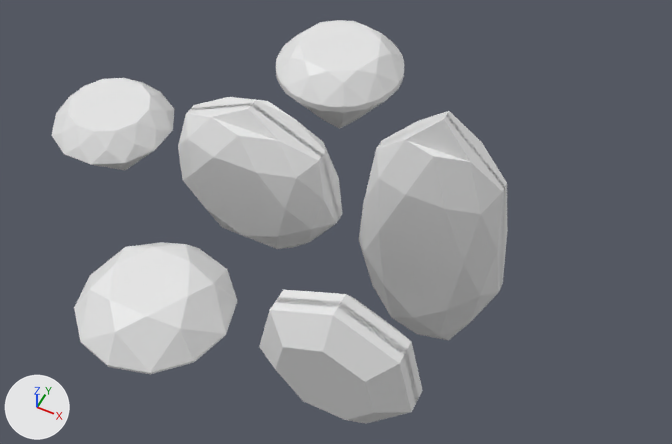
The Blender file Assets/Models/Pickups.blend: old version first, new version second.
Rendered twice from a 50 mm camera at (5.08, -7.74, 9.29) aimed at (1.26, -0.1, -0.26). The lights are fixed; the arrows at lower left show +X, +Y and +Z. The picture after the commit comes second. The same objects are shown in both versions, whatever each file hides.

In view in the first picture: 'Diamond0', 'Diamond1', 'Diamond2', 'Diamond3', 'Diamond4', 'Diamond5'.
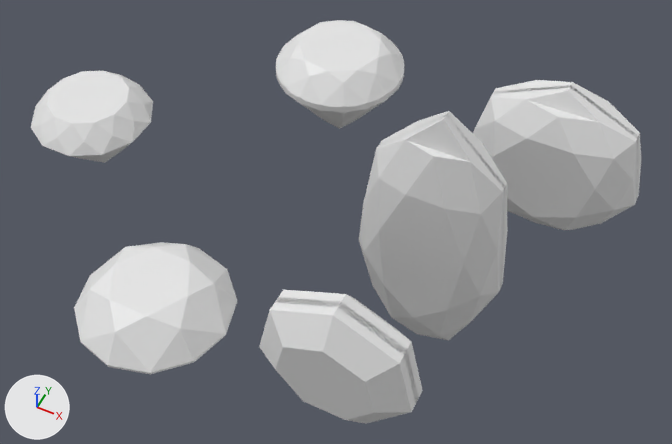
Where the newer file only moved an object's origin or applied its transform, the numbers keep the older frame.

Where the change shows, as pixel boxes (x1, y1, x2, y2) in the pictures (672 x 444 px):
'Diamond0', moved
    before: (178, 97, 342, 249)
    after: (473, 80, 641, 230)
'Diamond4', moved
    before: (52, 78, 175, 170)
    after: (31, 71, 153, 163)

What changed in the scene script:
```text
Change me_gem:
    used by ob_diamond4; location = (-2.45, 0.0, 0.0)
    remove me_gem.from_pydata(...)  # 50 vertices, 72 faces; spans x -0.88..0.88, y -0.88..0.88, z -1.01..0.35
    add me_gem.from_pydata(...)  # 50 vertices, 72 faces; spans x -1.26..0.5, y -0.88..0.88, z -1.01..0.35
    me_gem part 1: the whole mesh is moved by (-0.38, 0.0, 0.0)
Change ob_diamond0:
    ob_diamond0.location: (0.0, 0.0, 0.0) -> (3.58, 2.19, 0.0)
```
